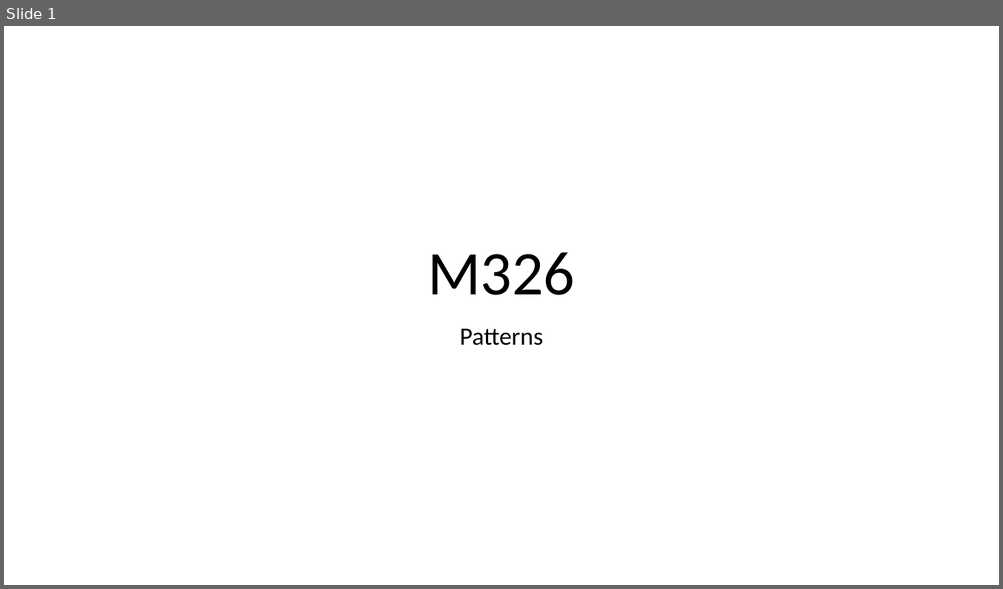
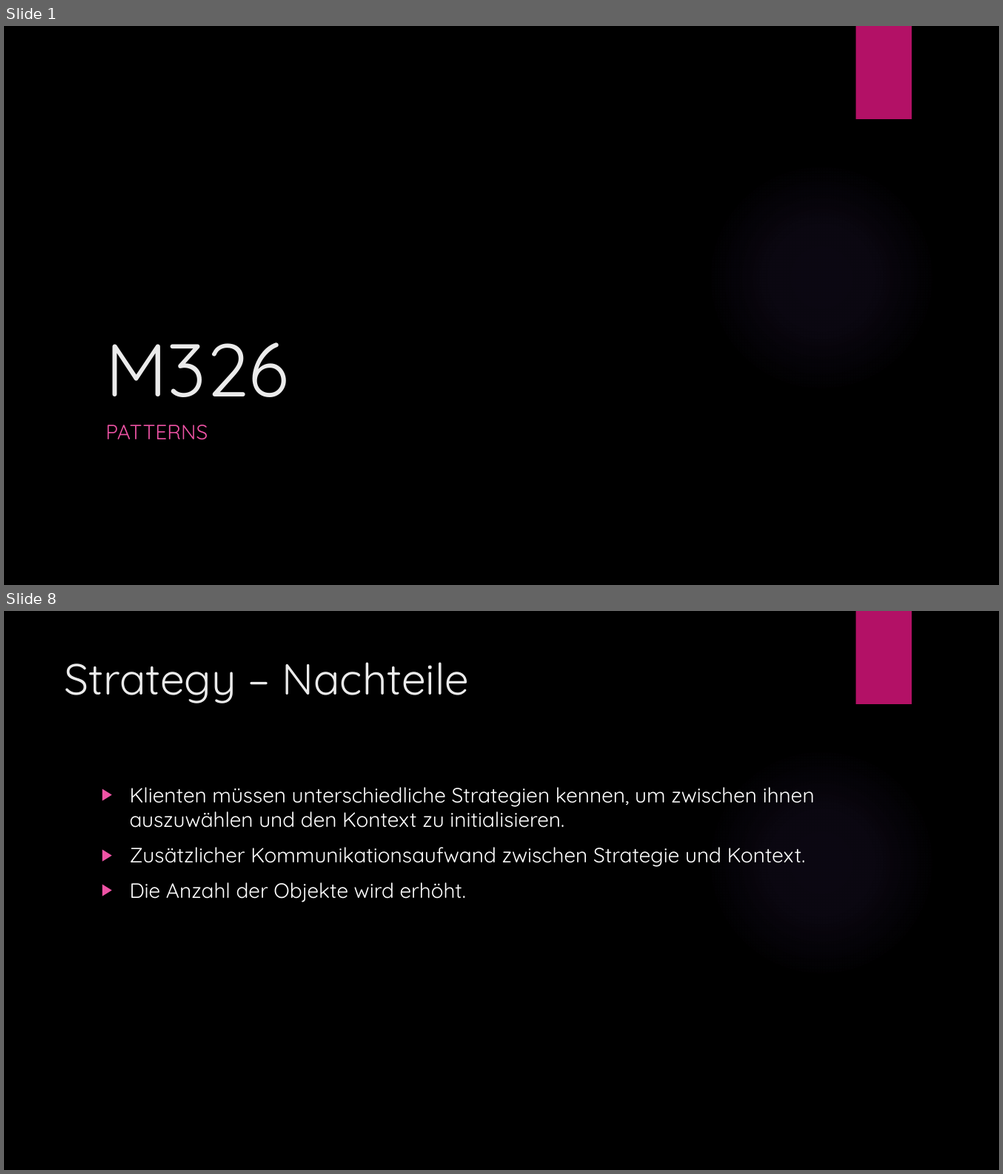
Before and after one commit to Kuraikari/M326, a slide deck: m326.pptx. Shown one above the other, each under a label of ours: slide 1 before the commit, slides 1 and 8 after it; the slides between them are not shown. The pictures are 1003x589 and 1003x1174 pixels, drawn with LibreOffice and Linux fonts; fonts in the diff are those of the drawing; background and template pictures are left out. Boxes give left, top, right and bottom in pixels: in the first picture for what was removed or moved away, otherwise in the second. Text is boxed around its words. In the diff, an @@ line names an element or a change of style, - is before the commit and + after.

```diff
--- a/m326.pptx
+++ b/m326.pptx
@@ slide 8 added at (4,611,999,1170), background picture (left out); not listed: 2 template elements that a slide beside it also shows @@
@@ title added at (64,662,469,703), 42 pt, text #EBEBEB @@
+Strategy – Nachteile
@@ text added at (130,787,814,903), 20 pt, text #FFFFFF @@
+▶ Klienten müssen unterschiedliche Strategien kennen, um zwischen ihnen auszuwählen und den Kontext zu initialisieren.
+▶ Zusätzlicher Kommunikationsaufwand zwischen Strategie und Kontext.
+▶ Die Anzahl der Objekte wird erhöht.
@@ slide 1 changed as well @@
@@ background #FFFFFF to picture (left out) @@
@@ rectangle added at (855,26,911,119), fill #B31166 @@
@@ title "M326": place and size @@
-title "M326" at (427,252,575,295)
+title "M326" at (105,343,288,397)
@@ title "M326" at (105,343,288,397): size 60 to 72 pt, font Calibri to Quicksand, text colour #000000 to #EBEBEB; alignment centre to left; line spacing 0.9 to 1 @@
@@ ellipse added at (706,163,936,392), fill gradient #9B6BF2 @@
@@ subtitle at (105,425,208,440): text changed; size 24 to 20 pt; font Calibri to Quicksand; text colour #000000 to #EF53A5 @@
-Patterns
+PATTERNS
```
Also in this commit, not shown: 4 other slides changed, 9 other slides added, 1 slide removed.
